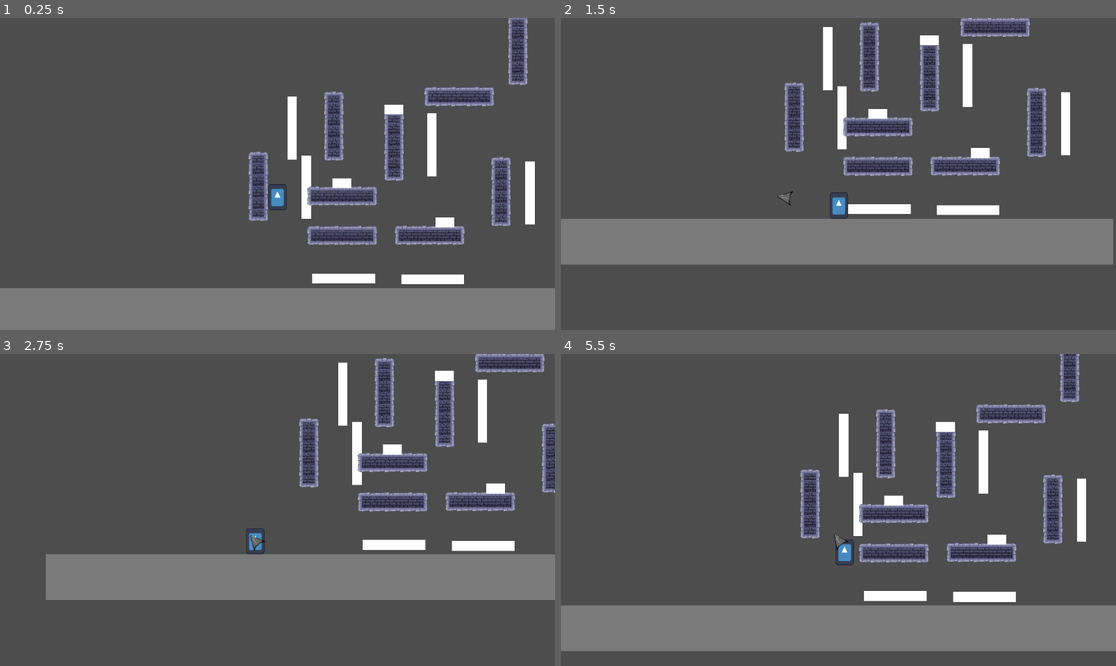
Above: before the commit, frames 1-4 (two rows, left to right).
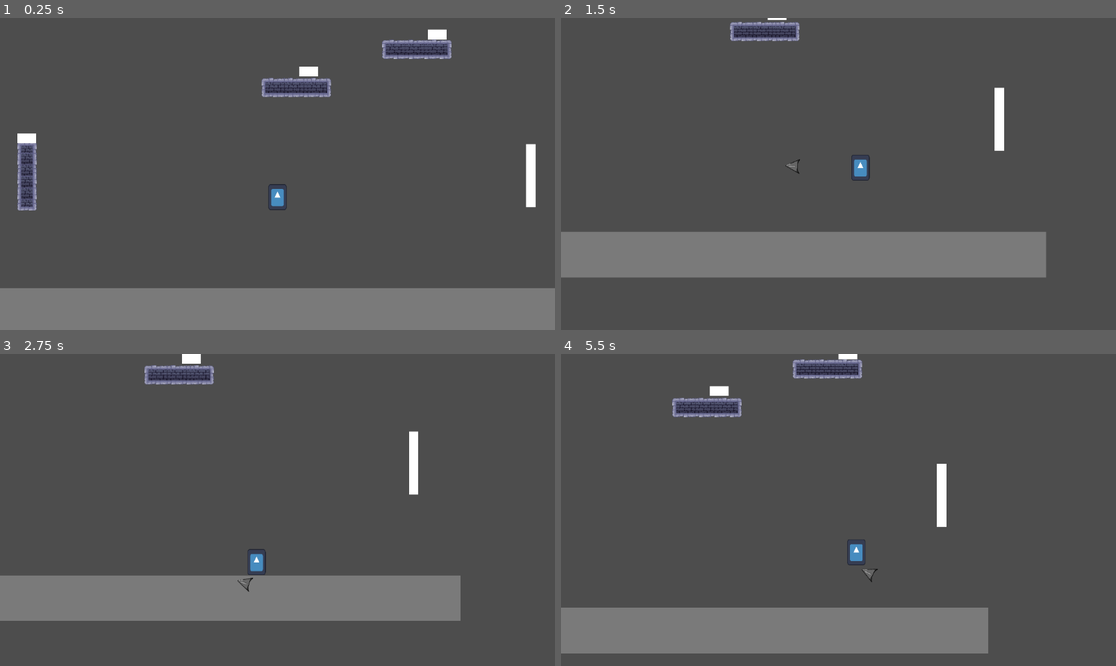
Above: after the commit, the same moments.

Repository: SuatMartin/Plunger-Grappler
Game: Godot game, scene res://Levels/level5.tscn
The game is run twice, just before and just after one commit, with the same random seed, the same clock (stepped at 60 frames per second) and the same inputs. This scene is started directly instead of the project's main scene. The engine's default icon, where the game draws it, is replaced by a stand-in: a white triangle on a blue panel in a dark square.
Inputs (mouse positions are in pixels of both pictures, inside the frame that each line leads up to):
- Up to frame 1 (0.25 s): no input
- Up to frame 2 (1.5 s): move the mouse to (960, 158) at 0.52 s; hold Right mouse button (release) 0.53-1.28 s; hold D (right) from 0.53 s (still down); tap Space (jump) at 0.77 s; move the mouse to (727, 189) at 1.27 s; click (727, 189) at 1.35 s
- Up to frame 3 (2.75 s): tap Space (jump) at 1.52 s; move the mouse to (333, 441) at 2.02 s; release D (right) at 2.03 s; hold A (left) from 2.03 s (still down); hold Right mouse button (release) from 2.03 s (still down)
- Up to frame 4 (5.5 s): move the mouse to (810, 572) at 2.77 s; release A (left) at 2.78 s; release Right mouse button (release) at 2.78 s; hold D (right) 2.78-4.28 s; click (810, 572) at 2.85 s; tap Space (jump) at 3.02, 3.77, 4.52 s; move the mouse to (1005, 556) at 3.52 s; hold Right mouse button (release) 3.53-4.28 s; move the mouse to (672, 463) at 4.27 s; hold A (left) 4.28-5.03 s; click (672, 463) at 4.35 s; move the mouse to (866, 510) at 5.02 s; hold D (right) from 5.03 s (still down); hold Right mouse button (release) from 5.03 s (still down)

The runs differ from the first frame. In frame 1, 9.2% of the frame differs, in the area x 3-97%, y 0-86%; in frame 2, 17%; in frame 3, 21%, in the area x 0-100%, y 0-86%; in frame 4, 13%.
Error in both runs: Invalid assignment of property or key 'visible' with value of type 'bool' on a base object of type 'null instance'. (res://Objects/Plunger/plunger.gd:32)

Commit message:
lvl 5 placing

Diff:
--- a/Levels/level5.tscn
+++ b/Levels/level5.tscn
@@ -1695,7 +1695,7 @@
 can_double_jump = false
 
 [node name="Platform" type="StaticBody2D" parent="."]
-position = Vector2(1167, 683)
+position = Vector2(613, 70)
 
 [node name="CollisionShape2D" type="CollisionShape2D" parent="Platform"]
 position = Vector2(6, 42)
@@ -1707,7 +1707,7 @@
 mesh = SubResource("QuadMesh_rwyym")
 
 [node name="movefromhere" type="StaticBody2D" parent="Platform"]
-position = Vector2(10, 194)
+position = Vector2(4, -649)
 
 [node name="CollisionShape2D" type="CollisionShape2D" parent="Platform/movefromhere"]
 position = Vector2(6, 42)
@@ -1725,7 +1725,7 @@
 layer_0/tile_data = PackedInt32Array(-65544, 0, 0, -8, 0, 1, 65528, 0, 2, 131064, 0, 3, -65543, 65536, 0, -7, 65536, 1, …(1450 unchanged characters)…
 
 [node name="Platform2" type="StaticBody2D" parent="."]
-position = Vector2(804, 684)
+position = Vector2(1796, -1268)
 
 [node name="CollisionShape2D" type="CollisionShape2D" parent="Platform2"]
 position = Vector2(6, 42)
@@ -1736,14 +1736,14 @@
 scale = Vector2(-260.247, 41.4331)
 mesh = SubResource("QuadMesh_rwyym")
 
-[node name="movefromhere" type="StaticBody2D" parent="Platform2"]
-position = Vector2(4, 189)
-
-[node name="CollisionShape2D" type="CollisionShape2D" parent="Platform2/movefromhere"]
+[node name="movetohere" type="StaticBody2D" parent="Platform2"]
+position = Vector2(-12, -923)
+
+[node name="CollisionShape2D" type="CollisionShape2D" parent="Platform2/movetohere"]
 position = Vector2(6, 42)
 shape = SubResource("RectangleShape2D_bqcxl")
 
-[node name="PlatformMesh" type="MeshInstance2D" parent="Platform2/movefromhere"]
+[node name="PlatformMesh" type="MeshInstance2D" parent="Platform2/movetohere"]
 position = Vector2(7, 41)
 scale = Vector2(-260.247, 41.4331)
 mesh = SubResource("QuadMesh_rwyym")
@@ -1755,7 +1755,7 @@
 layer_0/tile_data = PackedInt32Array(-65544, 0, 0, -8, 0, 1, 65528, 0, 2, 131064, 0, 3, -65543, 65536, 0, -7, 65536, 1, …(1450 unchanged characters)…
 
 [node name="Wall" type="StaticBody2D" parent="."]
-position = Vector2(1417, 560)
+position = Vector2(-551, 496)
 
 [node name="CollisionShape2D" type="CollisionShape2D" parent="Wall"]
 position = Vector2(51, -6)
@@ -1769,7 +1769,7 @@
 mesh = SubResource("QuadMesh_8e7om")
 
 [node name="movefromhere" type="StaticBody2D" parent="Wall"]
-position = Vector2(119, 3)
+position = Vector2(2091, -5)
 
 [node name="CollisionShape2D" type="CollisionShape2D" parent="Wall/movefromhere"]
 position = Vector2(51, -6)
@@ -1789,7 +1789,7 @@
 layer_0/tile_data = PackedInt32Array(-524290, 0, 0, -458754, 0, 1, -393218, 0, 2, -327682, 0, 1, -524289, 65536, 0, -45 …(1553 unchanged characters)…
 
 [node name="Wall2" type="StaticBody2D" parent="."]
-position = Vector2(410, 538)
+position = Vector2(318, -3105)
 
 [node name="CollisionShape2D" type="CollisionShape2D" parent="Wall2"]
 position = Vector2(51, -6)
@@ -1802,15 +1802,15 @@
 scale = Vector2(-261.496, 39.1027)
 mesh = SubResource("QuadMesh_8e7om")
 
-[node name="pushfromhere" type="StaticBody2D" parent="Wall2"]
-position = Vector2(198, 1)
-
-[node name="CollisionShape2D" type="CollisionShape2D" parent="Wall2/pushfromhere"]
+[node name="movetohere" type="StaticBody2D" parent="Wall2"]
+position = Vector2(2147, -24)
+
+[node name="CollisionShape2D" type="CollisionShape2D" parent="Wall2/movetohere"]
 position = Vector2(51, -6)
 rotation = -1.5708
 shape = SubResource("RectangleShape2D_bqcxl")
 
-[node name="WallMesh" type="MeshInstance2D" parent="Wall2/pushfromhere"]
+[node name="WallMesh" type="MeshInstance2D" parent="Wall2/movetohere"]
 position = Vector2(52, -4)
 rotation = -1.5708
 scale = Vector2(-261.496, 39.1027)
@@ -1822,26 +1822,26 @@
 format = 2
 layer_0/tile_data = PackedInt32Array(-524290, 0, 0, -458754, 0, 1, -393218, 0, 2, -327682, 0, 1, -524289, 65536, 0, -45 …(1553 unchanged characters)…
 
-[node name="Platform3" type="StaticBody2D" parent="."]
-position = Vector2(804, 520)
-
-[node name="CollisionShape2D" type="CollisionShape2D" parent="Platform3"]
+[node name="End" type="StaticBody2D" parent="."]
+position = Vector2(2861, -3812)
+
+[node name="CollisionShape2D" type="CollisionShape2D" parent="End"]
 position = Vector2(6, 42)
 shape = SubResource("RectangleShape2D_bqcxl")
 
-[node name="PlatformMesh" type="MeshInstance2D" parent="Platform3"]
+[node name="PlatformMesh" type="MeshInstance2D" parent="End"]
 position = Vector2(7, 41)
 scale = Vector2(-260.247, 41.4331)
 mesh = SubResource("QuadMesh_rwyym")
 
-[node name="TileMap" type="TileMap" parent="Platform3"]
+[node name="TileMap" type="TileMap" parent="End"]
 position = Vector2(5, 43)
 tile_set = SubResource("TileSet_6wi0a")
 format = 2
 layer_0/tile_data = PackedInt32Array(-65544, 0, 0, -8, 0, 1, 65528, 0, 2, 131064, 0, 3, -65543, 65536, 0, -7, 65536, 1, …(1450 unchanged characters)…
 
 [node name="Wall3" type="StaticBody2D" parent="."]
-position = Vector2(973, 371)
+position = Vector2(-616, -1528)
 
 [node name="CollisionShape2D" type="CollisionShape2D" parent="Wall3"]
 position = Vector2(51, -6)
@@ -1854,15 +1854,15 @@
 scale = Vector2(-261.496, 39.1027)
 mesh = SubResource("QuadMesh_8e7om")
 
-[node name="movefromhere" type="StaticBody2D" parent="Wall3"]
-position = Vector2(156, -8)
-
-[node name="CollisionShape2D" type="CollisionShape2D" parent="Wall3/movefromhere"]
+[node name="movetohere" type="StaticBody2D" parent="Wall3"]
+position = Vector2(1764, -24)
+
+[node name="CollisionShape2D" type="CollisionShape2D" parent="Wall3/movetohere"]
 position = Vector2(51, -6)
 rotation = -1.5708
 shape = SubResource("RectangleShape2D_bqcxl")
 
-[node name="WallMesh" type="MeshInstance2D" parent="Wall3/movefromhere"]
+[node name="WallMesh" type="MeshInstance2D" parent="Wall3/movetohere"]
 position = Vector2(52, -4)
 rotation = -1.5708
 scale = Vector2(-261.496, 39.1027)
@@ -1875,7 +1875,7 @@
 layer_0/tile_data = PackedInt32Array(-524290, 0, 0, -458754, 0, 1, -393218, 0, 2, -327682, 0, 1, -524289, 65536, 0, -45 …(1553 unchanged characters)…
 
 [node name="Wall4" type="StaticBody2D" parent="."]
-position = Vector2(723, 288)
+position = Vector2(2151, -2608)
 
 [node name="CollisionShape2D" type="CollisionShape2D" parent="Wall4"]
 position = Vector2(51, -6)
@@ -1889,7 +1889,7 @@
 mesh = SubResource("QuadMesh_8e7om")
 
 [node name="movefromhere" type="StaticBody2D" parent="Wall4"]
-position = Vector2(-174, 5)
+position = Vector2(-1470, -11)
 
 [node name="CollisionShape2D" type="CollisionShape2D" parent="Wall4/movefromhere"]
 position = Vector2(51, -6)
@@ -1909,7 +1909,7 @@
 layer_0/tile_data = PackedInt32Array(-524290, 0, 0, -458754, 0, 1, -393218, 0, 2, -327682, 0, 1, -524289, 65536, 0, -45 …(1553 unchanged characters)…
 
 [node name="Platform4" type="StaticBody2D" parent="."]
-position = Vector2(1290, 107)
+position = Vector2(1114, -89)
 
 [node name="CollisionShape2D" type="CollisionShape2D" parent="Platform4"]
 position = Vector2(6, 42)
@@ -1921,7 +1921,7 @@
 mesh = SubResource("QuadMesh_rwyym")
 
 [node name="Enemy4" type="StaticBody2D" parent="Platform4"]
-position = Vector2(-117, 528)
+position = Vector2(27, -56)
 
 [node name="CollisionShape2D" type="CollisionShape2D" parent="Platform4/Enemy4"]
 position = Vector2(62, 46)
@@ -1939,7 +1939,7 @@
 layer_0/tile_data = PackedInt32Array(-65544, 0, 0, -8, 0, 1, 65528, 0, 2, 131064, 0, 3, -65543, 65536, 0, -7, 65536, 1, …(1450 unchanged characters)…
 
 [node name="Wall5" type="StaticBody2D" parent="."]
-position = Vector2(1487, -27)
+position = Vector2(-140, -1077)
 
 [node name="CollisionShape2D" type="CollisionShape2D" parent="Wall5"]
 position = Vector2(51, -6)
@@ -1959,7 +1959,7 @@
 layer_0/tile_data = PackedInt32Array(-524290, 0, 0, -458754, 0, 1, -393218, 0, 2, -327682, 0, 1, -524289, 65536, 0, -45 …(1553 unchanged characters)…
 
 [node name="Enemy4" type="StaticBody2D" parent="."]
-position = Vector2(812, 477)
+position = Vector2(674, 13)
 
 [node name="CollisionShape2D" type="CollisionShape2D" parent="Enemy4"]
 position = Vector2(-3.5, 42)
@@ -1971,7 +1971,7 @@
 mesh = SubResource("QuadMesh_b3kek")
 
 [node name="Enemy5" type="StaticBody2D" parent="."]
-position = Vector2(1027, 171)
+position = Vector2(-497, 291)
 
 [node name="CollisionShape2D" type="CollisionShape2D" parent="Enemy5"]
 position = Vector2(-3.5, 42)
